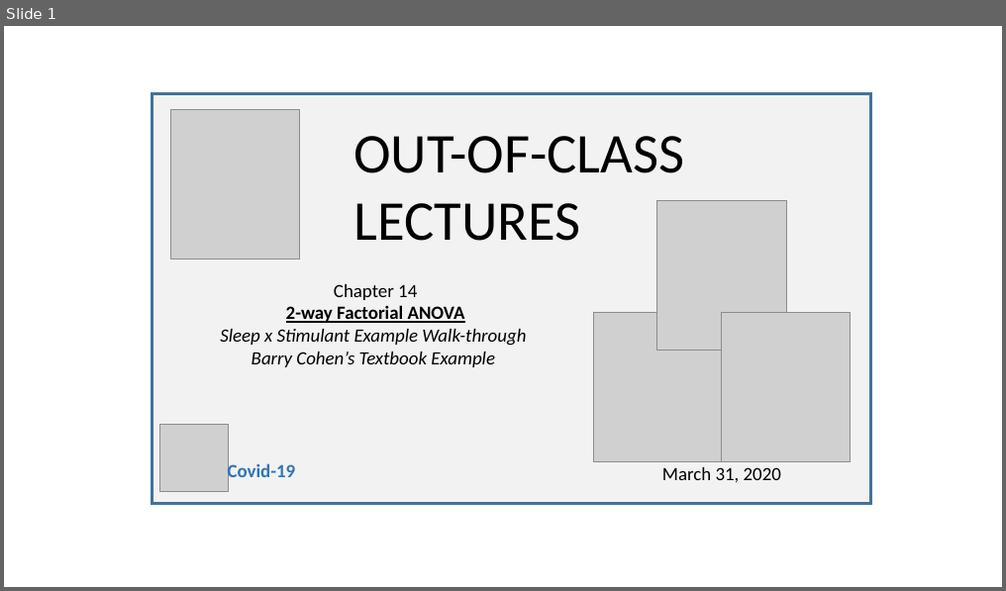
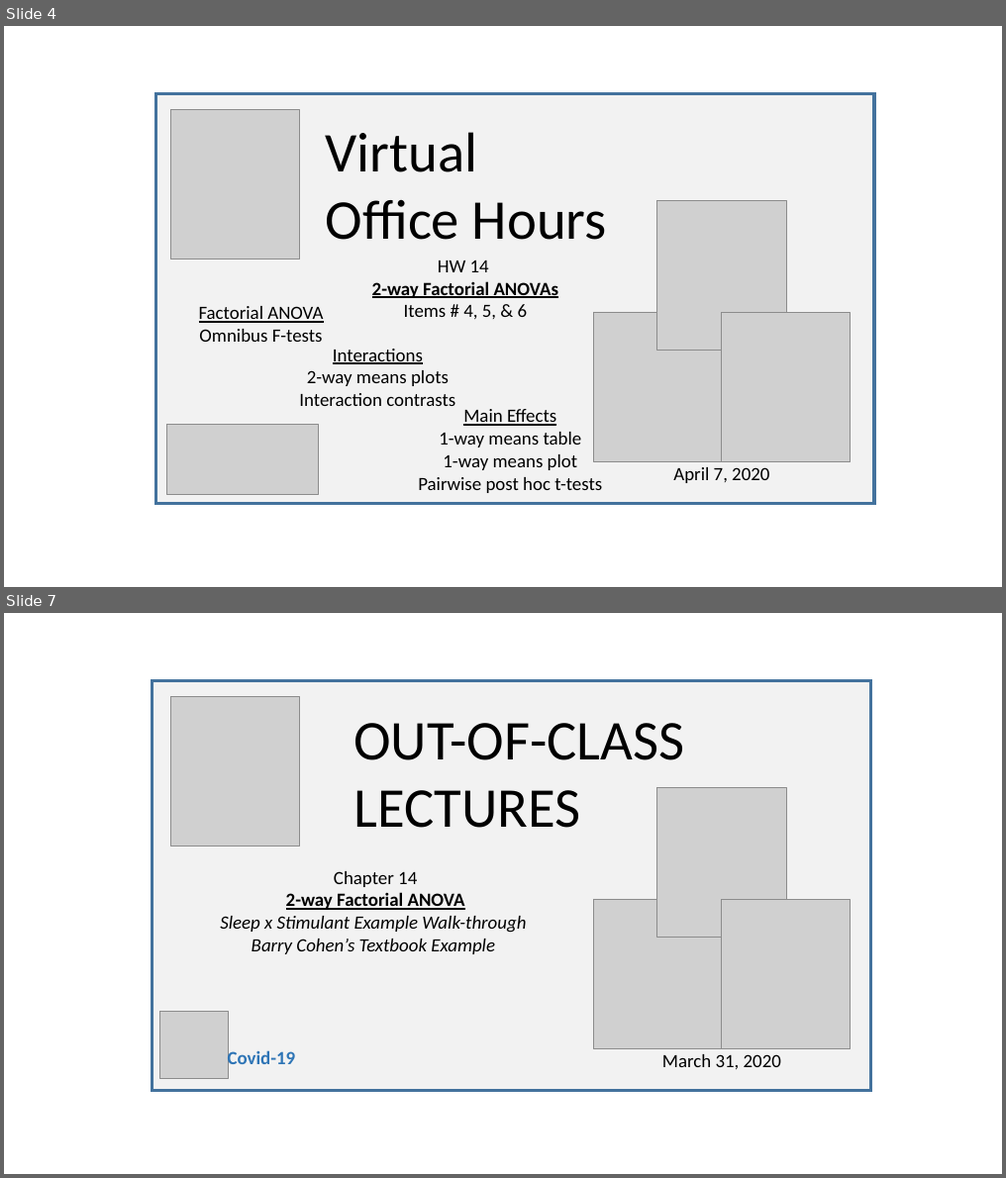
Before and after one commit to SarBearSchwartz/SarBearSchwartz.github.io, a slide deck: static/img/youtube_thumbnails/video_thumbnail_building.pptx. Shown one above the other, each under a label of ours: slide 1 before the commit, slides 4 and 7 after it; the slides between them are not shown. The pictures are 1006x591 and 1006x1178 pixels, drawn with LibreOffice and Linux fonts; fonts in the diff are those of the drawing; grey boxes stand for pictures. Boxes give left, top, right and bottom in pixels: in the first picture for what was removed or moved away, otherwise in the second. Text is boxed around its words. In the diff, an @@ line names an element or a change of style, - is before the commit and + after.

```diff
--- a/static/img/youtube_thumbnails/video_thumbnail_building.pptx
+++ b/static/img/youtube_thumbnails/video_thumbnail_building.pptx
@@ slide 4 added at (4,26,1002,587), background #FFFFFF @@
@@ rectangle added at (156,93,874,503), fill #F2F2F2, outline #43739E 3 pt @@
@@ picture added at (171,110,300,260) @@
@@ text added at (326,132,607,240), 54 pt, text #000000 @@
+Virtual
+Office Hours
@@ picture added at (657,201,787,351) @@
@@ text added at (372,261,558,320), 18 pt, text #000000, bold, underline @@
+HW 14
+2-way Factorial ANOVAs
+Items # 4, 5, & 6
@@ text added at (199,306,323,342), 18 pt, text #000000, underline @@
+Factorial ANOVA
+Omnibus F-tests
@@ picture added at (593,312,723,462) @@
@@ picture added at (721,313,850,463) @@
@@ text added at (299,349,455,406), 18 pt, text #000000 @@
+Interactions
+2-way means plots
+Interaction contrasts
@@ text added at (418,409,602,493), 18 pt, text #000000 @@
+Main Effects
+1-way means table
+1-way means plot
+Pairwise post hoc t-tests
@@ picture added at (166,425,319,494) @@
@@ text added at (673,468,769,483), 18 pt, text #000000 @@
+April 7, 2020
@@ what was slide 1 is now slide 7 @@
```
Also in this commit, not shown: 5 other slides added, 6 other files.
